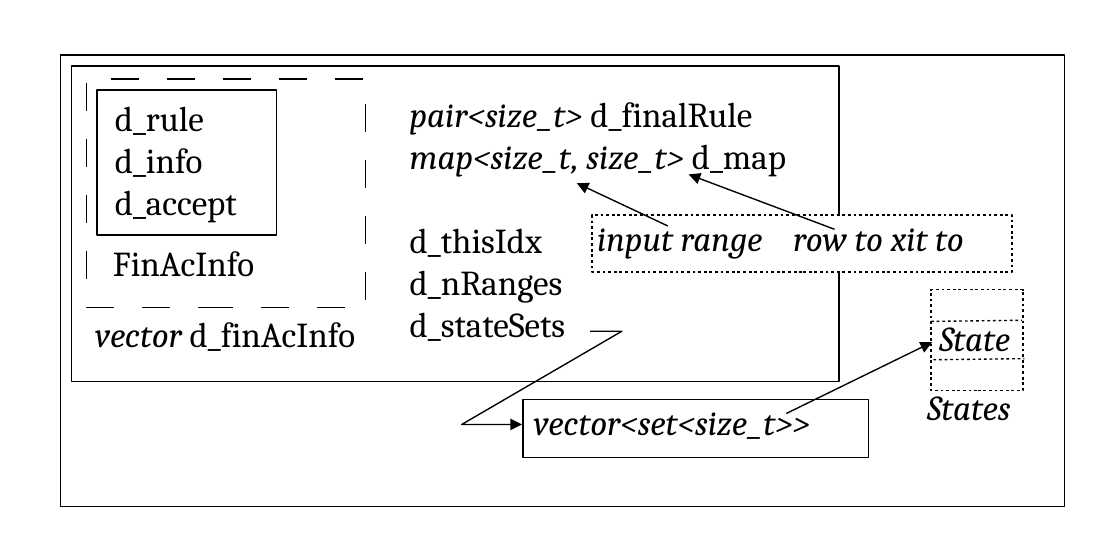
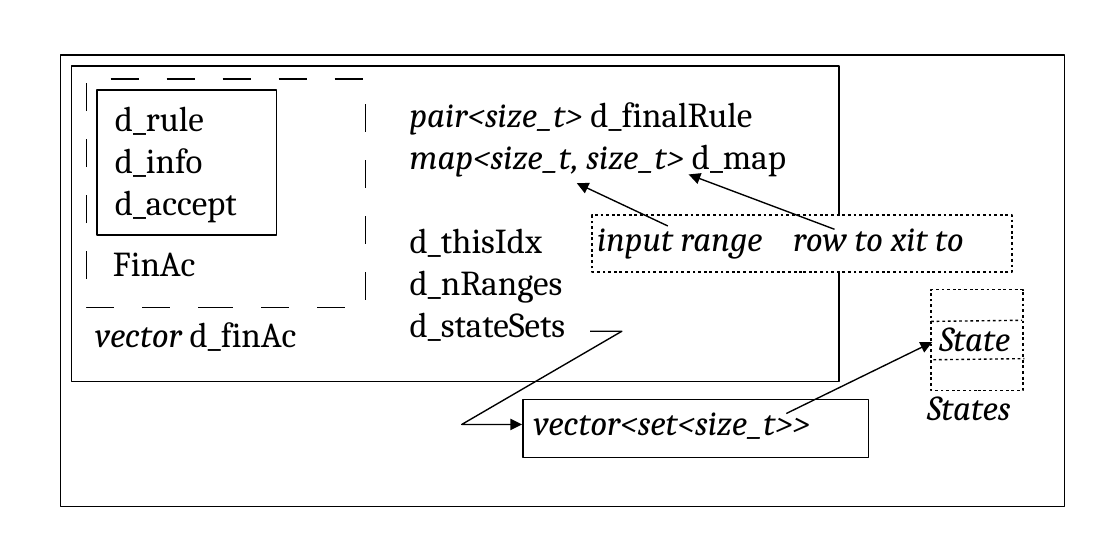
Before and after one commit to fbb-git/flexcpp, a slide deck: slide 1 of flexc++/documentation/manual/images/molds/dfarow.odp. Drawn at 1120x560 pixels with LibreOffice and Linux fonts; fonts in the diff are those of the drawing. Boxes give left, top, right and bottom in pixels: in the first picture for what was removed or moved away, otherwise in the second. Text is boxed around its words. In the diff, an @@ line names an element or a change of style, - is before the commit and + after.

```diff
--- a/flexc++/documentation/manual/images/molds/dfarow.odp
+++ b/flexc++/documentation/manual/images/molds/dfarow.odp
@@ text at (113,252,195,277): text changed @@
-FinAcInfo
+FinAc
@@ text at (95,322,297,351): text changed @@
-vector d_finAcInfo
+vector d_finAc
```
Also in this commit, not shown: 7 other files.
